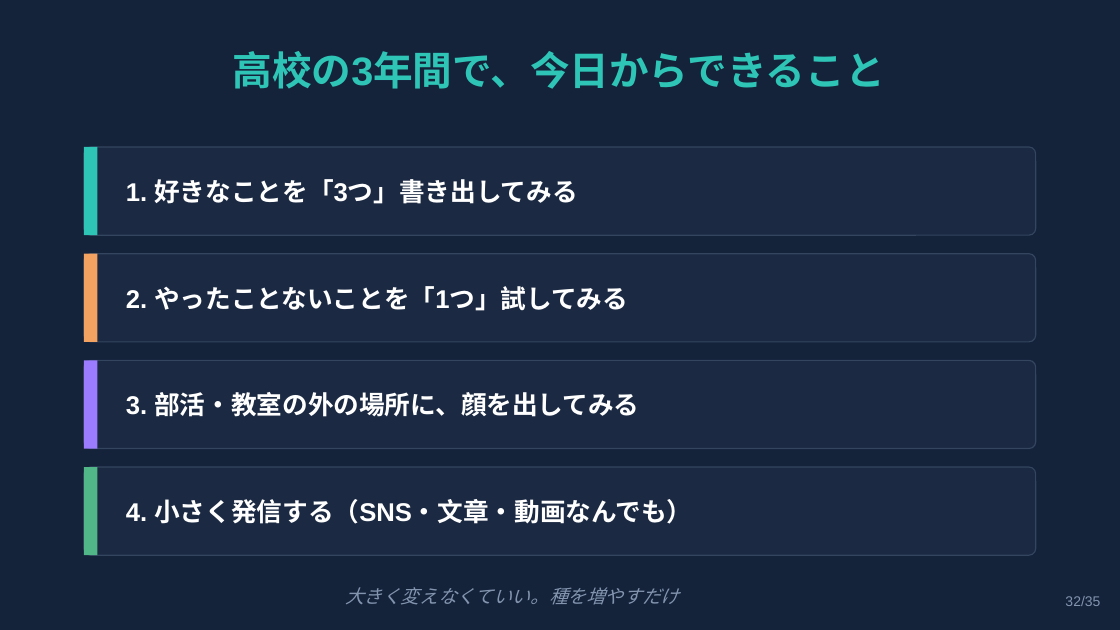
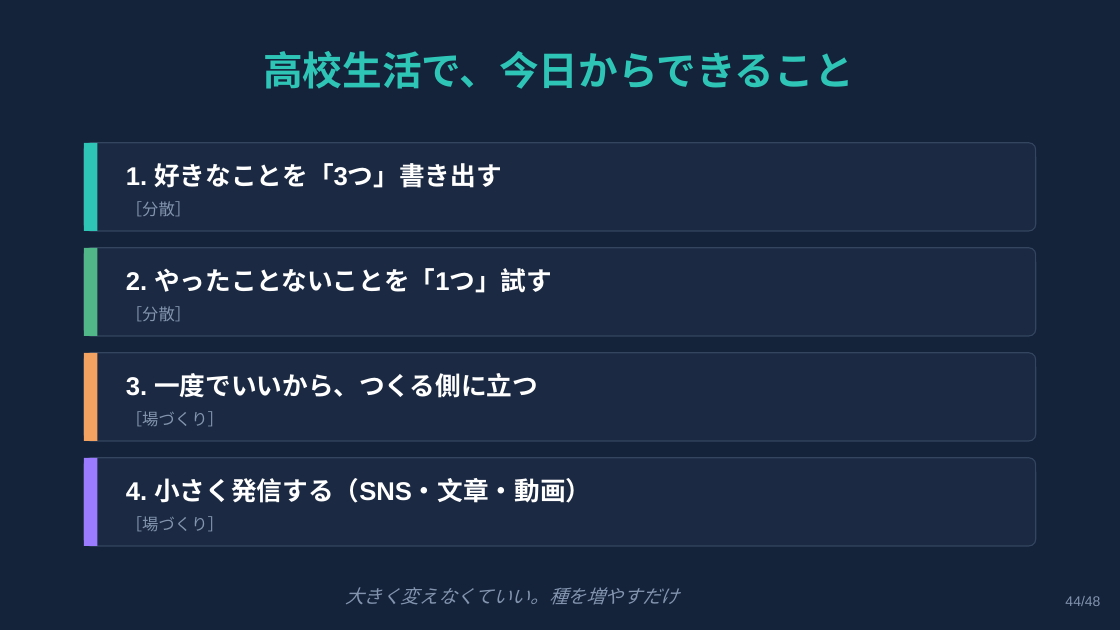
Before and after one commit to syukugennmathto/claude-daily-routines, a slide deck: slide 44 of build/career_talk_setagaya.pptx (slide 32 before the commit). Drawn at 1120x630 pixels with LibreOffice and Linux fonts; fonts in the diff are those of the drawing. Boxes give left, top, right and bottom in pixels: in the first picture for what was removed or moved away, otherwise in the second. Text is boxed around its words. In the diff, an @@ line names an element or a change of style, - is before the commit and + after.

```diff
--- a/build/career_talk_setagaya.pptx
+++ b/build/career_talk_setagaya.pptx
@@ text at box(263, 51, 854, 89): text changed @@
-高校の3年間で、今日からできること
+高校生活で、今日からできること
@@ text at box(126, 163, 501, 188): text changed @@
-1. 好きなことを「3つ」書き出してみる
+1. 好きなことを「3つ」書き出す
@@ text added at box(126, 201, 191, 217), 14 pt, text #8294AE @@
+［分散］
@@ rectangle at box(84, 248, 97, 336): fill #F4A261 to #52B788 @@
@@ text at box(126, 268, 552, 293): text changed @@
-2. やったことないことを「1つ」試してみる
+2. やったことないことを「1つ」試す
@@ text added at box(126, 306, 191, 322), 14 pt, text #8294AE @@
+［分散］
@@ 3 rounded rectangles, 3 rectangles: place and size @@
-3 rounded rectangles, 3 rectangles at box(84, 147, 1036, 449)
+3 rounded rectangles, 3 rectangles at box(84, 143, 1036, 441)
@@ rectangle at box(84, 353, 97, 441): fill #9B7BFF to #F4A261 @@
@@ text added at box(126, 373, 538, 398), 22 pt, text #FFFFFF, bold @@
+3. 一度でいいから、つくる側に立つ
@@ text removed at box(126, 392, 639, 417) @@
-3. 部活・教室の外の場所に、顔を出してみる
@@ text added at box(126, 411, 224, 427), 14 pt, text #8294AE @@
+［場づくり］
@@ rounded rectangle: place and size @@
-rounded rectangle at box(84, 467, 1036, 555)
+rounded rectangle at box(84, 458, 1036, 546)
@@ rectangle: place and size @@
-rectangle at box(84, 467, 97, 555)
+rectangle at box(84, 458, 97, 546)
@@ rectangle at box(84, 458, 97, 546): fill #52B788 to #9B7BFF @@
@@ text at box(126, 478, 591, 503): text changed @@
-4. 小さく発信する（SNS・文章・動画なんでも）
+4. 小さく発信する（SNS・文章・動画）
@@ text added at box(126, 516, 224, 532), 14 pt, text #8294AE @@
+［場づくり］
@@ text at box(1065, 596, 1100, 606): text changed @@
-32/35
+44/48
```
Also in this commit, not shown: 34 other slides changed, 13 slides added, 3 other files.
